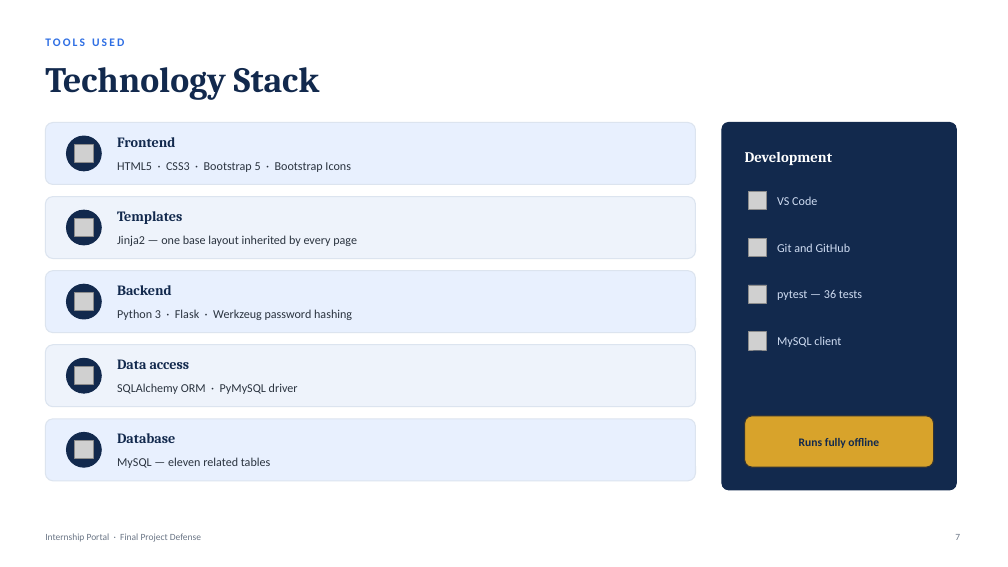
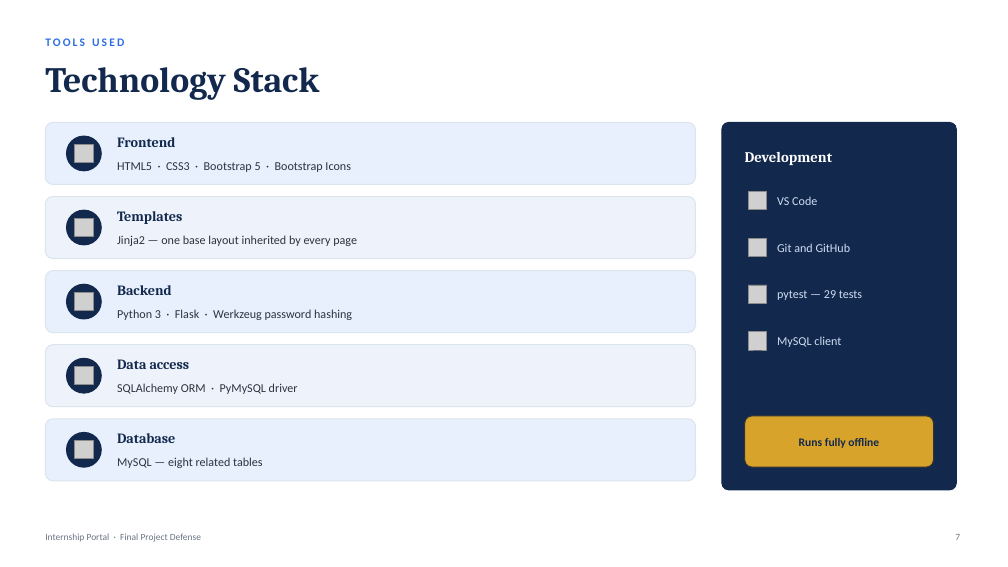
Before and after one commit to RamSinghKarki/Internship_Portal, a slide deck: slide 7 of docs/Final_Defense_Presentation.pptx. Drawn at 1008x567 pixels with LibreOffice and Linux fonts; fonts in the diff are those of the drawing; grey boxes stand for pictures. Boxes give left, top, right and bottom in pixels: in the first picture for what was removed or moved away, otherwise in the second. Text is boxed around its words. In the diff, an @@ line names an element or a change of style, - is before the commit and + after.

```diff
--- a/docs/Final_Defense_Presentation.pptx
+++ b/docs/Final_Defense_Presentation.pptx
@@ text at bbox=[777, 290, 862, 300]: text changed @@
-pytest — 36 tests
+pytest — 29 tests
@@ text at bbox=[117, 457, 263, 468]: text changed @@
-MySQL — eleven related tables
+MySQL — eight related tables
```
Also in this commit, not shown: 8 other slides changed, 43 other files.
